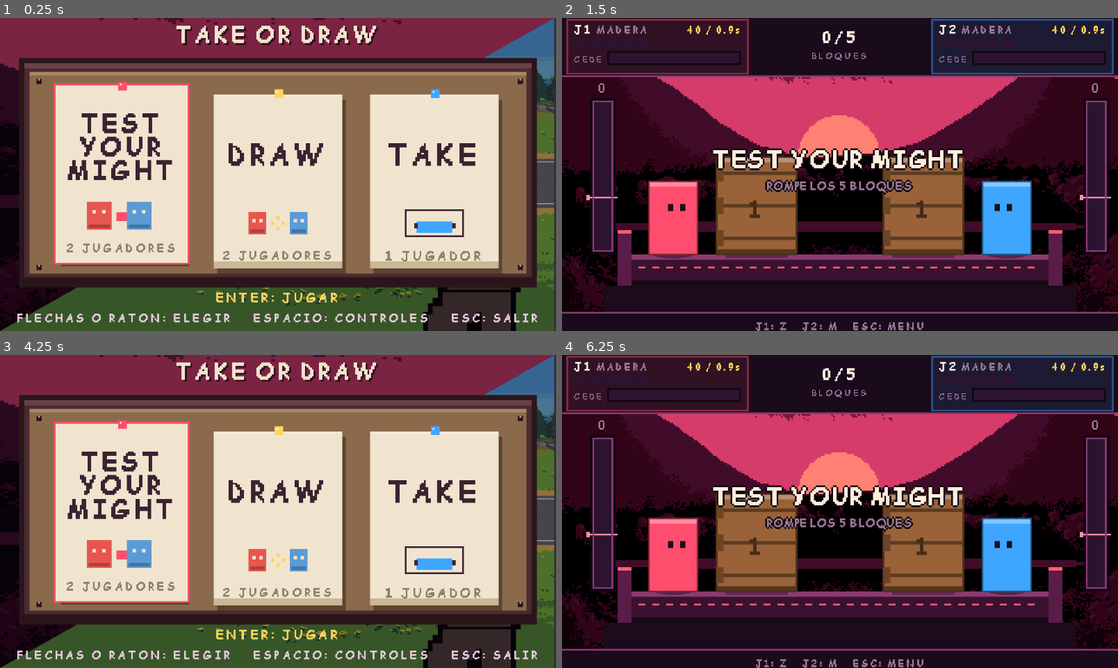
Above: before the commit, frames 1-4 (two rows, left to right).
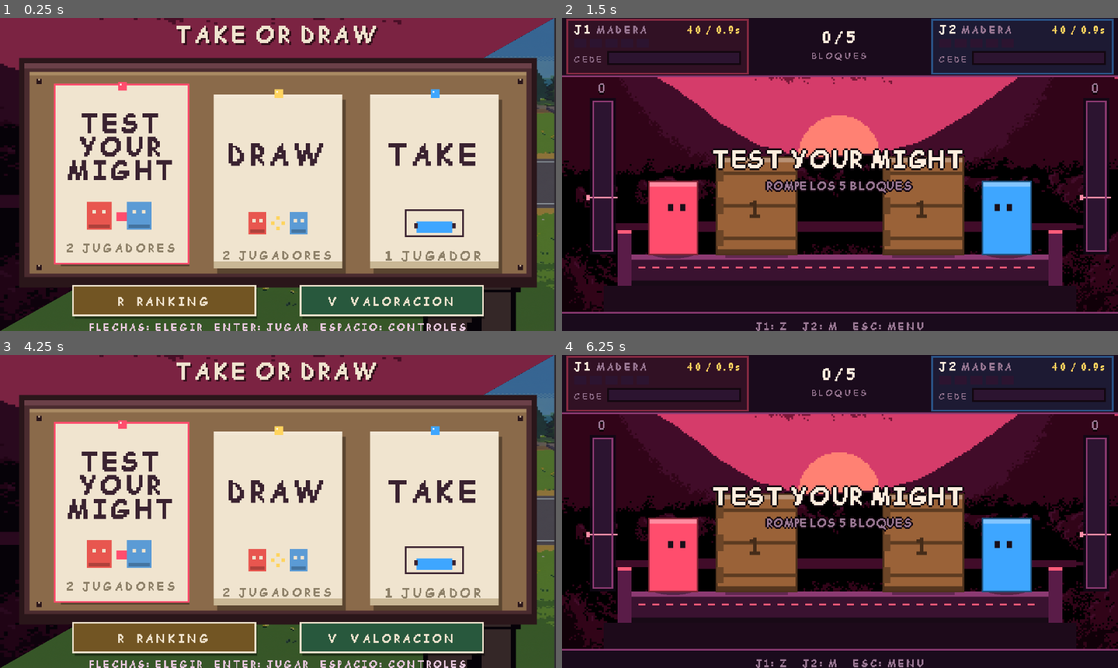
Above: after the commit, the same moments.

Repository: Giselle-gm/pruebas
Game: Godot game, scene res://menu.tscn
Same seed, same stepped clock (60 frames per second), same inputs: the game is played once before the commit and once after it.
Inputs (mouse positions are in pixels of both pictures, inside the frame that each line leads up to):
- Up to frame 1 (0.25 s): no input
- Up to frame 2 (1.5 s): tap Enter (ui_accept) at 0.5, 1.25 s; drag from (840, 174) to (895, 105) at 0.52 s; drag from (728, 190) to (812, 237) at 1.27 s
- Up to frame 3 (4.25 s): tap Enter (ui_accept) at 2, 3.5, 3.77, 4.07 s; move the mouse to (333, 442) at 2.02 s; hold Right (ui_right) 2.03-2.75 s; hold Enter (ui_accept) 2.03-2.75 s; tap V at 2.1 s; drag from (250, 574) to (111, 464) at 2.77 s; move the mouse to (444, 558) at 3.52 s; hold Left (ui_left) from 3.53 s (still down); hold Z (Action1) from 3.53 s (still down); tap R at 3.8 s; tap Escape (ui_cancel) at 4.15 s
- Up to frame 4 (6.25 s): release Left (ui_left) at 4.25 s; release Z (Action1) at 4.25 s; drag from (673, 464) to (756, 433) at 4.27 s; tap Enter (ui_accept) at 5, 5.3 s; move the mouse to (867, 511) at 5.02 s; hold Down (ui_down) 5.03-5.75 s; hold Space (NewGame) 5.03-5.75 s; click (867, 511) at 5.17 s; drag from (756, 433) to (728, 527) at 5.77 s

The runs differ from the first frame. In frame 1, 6.8% of the frame differs, in the area x 3-97%, y 85-100%; in frame 2, nothing differs; in frame 3, 6.8%; in frame 4, nothing differs.

Commit message:
Integrar accesos a ranking y resumen de valoraciones en menu

Diff:
--- a/integrado/menu.gd
+++ b/integrado/menu.gd
@@ -19,6 +19,7 @@
 const POSTERS := [
 	{
 		"title": ["TEST", "YOUR", "MIGHT"],
+		"game_key": "test_your_might",
 		"tag": "2 JUGADORES",
 		"scene": "res://test_your_might/tym.tscn",
 		"accent": Color("ff4d6d"),
@@ -27,6 +28,7 @@
 	},
 	{
 		"title": ["DRAW"],
+		"game_key": "draw",
 		"tag": "2 JUGADORES",
 		"scene": "res://game1/draw_menu.tscn",
 		"accent": Color("ffd45e"),
@@ -35,6 +37,7 @@
 	},
 	{
 		"title": ["TAKE"],
+		"game_key": "take",
 		"tag": "1 JUGADOR",
 		"scene": "res://game2/game_2.tscn",
 		"accent": Color("3ea6ff"),
@@ -81,6 +84,7 @@
 
 var index := 0
 var show_controls := false
+var screen_mode := "main"
 var _t := 0.0
 var _bob := 0.0
 
@@ -101,14 +105,17 @@
 
 func _unhandled_input(event: InputEvent) -> void:
 	if show_controls:
-		if (event.is_action_pressed("ui_cancel")
-				or event.is_action_pressed("ui_accept")
-				or event.is_action_pressed("NewGame")):
+		if event.is_action_pressed("ui_cancel") or event.is_action_pressed("ui_accept") or event.is_action_pressed("NewGame"):
 			show_controls = false
 		return
 
 	if event.is_action_pressed("ui_cancel"):
-		get_tree().quit()
+		if screen_mode != "main":
+			screen_mode = "main"
+			index = 0
+			queue_redraw()
+		else:
+			get_tree().quit()
 		return
 
 	if event.is_action_pressed("ui_right") or event.is_action_pressed("ui_down"):
@@ -116,20 +123,59 @@
 	elif event.is_action_pressed("ui_left") or event.is_action_pressed("ui_up"):
 		_select(wrapi(index - 1, 0, POSTERS.size()))
 	elif event.is_action_pressed("NewGame"):
-		show_controls = true
+		if screen_mode == "main":
+			show_controls = true
+		else:
+			_open_selected_library()
 	elif event.is_action_pressed("ui_accept"):
-		_activate()
+		if screen_mode == "main":
+			_activate()
+		else:
+			_open_selected_library()
+	elif event is InputEventKey and event.pressed and not event.echo:
+		if event.keycode == KEY_R and screen_mode == "main":
+			_open_library("ranking")
+		elif event.keycode == KEY_V and screen_mode == "main":
+			_open_library("rating")
 
 
 func _gui_input(event: InputEvent) -> void:
 	var click := event as InputEventMouseButton
 	if click == null or not click.pressed or click.button_index != MOUSE_BUTTON_LEFT:
 		return
+	if screen_mode == "main":
+		if Rect2(42, 154, 105, 17).has_point(click.position):
+			_open_library("ranking")
+			accept_event()
+			return
+		if Rect2(173, 154, 105, 17).has_point(click.position):
+			_open_library("rating")
+			accept_event()
+			return
 	var i := _poster_at(click.position)
 	if i >= 0:
 		index = i
-		_activate()
+		if screen_mode == "main":
+			_activate()
+		else:
+			_open_selected_library()
 		accept_event()
+
+
+func _open_library(mode: String) -> void:
+	screen_mode = mode
+	index = 0
+	show_controls = false
+	queue_redraw()
+
+
+func _open_selected_library() -> void:
+	var game_key := str(POSTERS[index]["game_key"])
+	GameSession.establecer_minijuego(game_key)
+	if screen_mode == "ranking":
+		get_tree().change_scene_to_file("res://ranking/ranking2.tscn")
+	else:
+		get_tree().change_scene_to_file("res://ranking/valoracion_resumen.tscn")
 
 
 func _select(i: int) -> void:
@@ -168,7 +214,10 @@
 	_board()
 	for i in POSTERS.size():
 		_poster(i)
-	_footer()
+	if screen_mode == "main":
+		_footer()
+	else:
+		_library_footer()
 
 
 func _title() -> void:
@@ -304,10 +353,24 @@
 
 
 func _footer() -> void:
-	var hints := "FLECHAS O RATON: ELEGIR    ESPACIO: CONTROLES    ESC: SALIR"
-	_text(Vector2(size.x * 0.5, 160), "ENTER: JUGAR", 8, C_SEL, true)
-	_text(Vector2(size.x * 0.5, 172), hints,
-		_fit_size(hints, 8, size.x - 12), C_DIM, true)
+	_draw_menu_button(Rect2(42, 154, 105, 17), "R  RANKING", Color("725523"))
+	_draw_menu_button(Rect2(173, 154, 105, 17), "V  VALORACION", Color("28583d"))
+	_text(Vector2(size.x * 0.5, 177), "FLECHAS: ELEGIR   ENTER: JUGAR   ESPACIO: CONTROLES",
+		_fit_size("FLECHAS: ELEGIR   ENTER: JUGAR   ESPACIO: CONTROLES", 6, size.x - 8), C_DIM, true)
+
+
+func _library_footer() -> void:
+	var heading := "ELIGE UN JUEGO PARA VER SU " + ("RANKING" if screen_mode == "ranking" else "VALORACION")
+	_text(Vector2(size.x * 0.5, 160), heading, _fit_size(heading, 7, size.x - 12), C_SEL, true)
+	_text(Vector2(size.x * 0.5, 174), "FLECHAS: ELEGIR   ENTER: ABRIR   ESC: VOLVER",
+		_fit_size("FLECHAS: ELEGIR   ENTER: ABRIR   ESC: VOLVER", 7, size.x - 10), C_DIM, true)
+
+
+func _draw_menu_button(rect: Rect2, label: String, color: Color) -> void:
+	draw_rect(Rect2(rect.position + Vector2(1, 2), rect.size), Color(0, 0, 0, 0.4))
+	draw_rect(rect, color)
+	draw_rect(rect, C_PAPER, false, 1.0)
+	_text(rect.get_center(), label, 7, C_PAPER, true)
 
 
 func _controls() -> void:
--- a/integrado/ranking/ranking2.gd
+++ b/integrado/ranking/ranking2.gd
@@ -1,8 +1,9 @@
 extends Control
 
 const MENU_PATH := "res://menu.tscn"
-const MINIJUEGO := "result_level"
+var minijuego_actual := "take"
 
+@onready var titulo_label: Label = $LabelTitulo
 @onready var top1_label: RichTextLabel = $Top1_Label
 @onready var top2_label: RichTextLabel = $Top2_Label
 @onready var top3_label: RichTextLabel = $Top3_Label
@@ -14,6 +15,8 @@
 
 
 func _ready() -> void:
+	minijuego_actual = GameSession.minijuego_actual if not GameSession.minijuego_actual.is_empty() else "take"
+	titulo_label.text = "RANKING - " + minijuego_actual.to_upper()
 	boton_actualizar.pressed.connect(_on_actualizar_pressed)
 	boton_volver.pressed.connect(_on_volver_pressed)
 
@@ -24,7 +27,7 @@
 	ranking_label.text = ""
 	_limpiar_podio()
 
-	BackendManager.obtener_ranking(MINIJUEGO)
+	BackendManager.obtener_ranking(minijuego_actual)
 
 
 func _on_actualizar_pressed() -> void:
@@ -77,12 +80,13 @@
 		var puntaje := int(
 			jugador.get("puntaje_final", jugador.get("mejor_puntaje", 0))
 		)
+		var unidad := "ms" if minijuego_actual == "draw" else "puntos"
 
 		match posicion:
 			1:
-				texto1 = "[color=#fed403]%s[/color]\n[color=white]%d puntos[/color]" % [nombre, puntaje]
+				texto1 = "[color=#fed403]%s[/color]\n[color=white]%d %s[/color]" % [nombre, puntaje, unidad]
 			2:
-				texto2 = "[color=#385cd6]%s[/color]\n[color=white]%d puntos[/color]" % [nombre, puntaje]
+				texto2 = "[color=#385cd6]%s[/color]\n[color=white]%d %s[/color]" % [nombre, puntaje]
 			3:
 				texto3 = "[color=#ff8736]%s[/color]\n[color=white]%d puntos[/color]" % [nombre, puntaje]
 			_:
--- /dev/null
+++ b/integrado/ranking/valoracion_resumen.gd
@@ -0,0 +1,110 @@
+extends Control
+
+const MENU_PATH := "res://menu.tscn"
+const GAME_NAMES := {
+	"take": "TAKE",
+	"draw": "DRAW",
+	"test_your_might": "TEST YOUR MIGHT"
+}
+
+var minijuego_actual := "take"
+var titulo_label: Label
+var promedio_label: Label
+var cantidad_label: Label
+var estado_label: Label
+var boton_volver: Button
+var boton_actualizar: Button
+
+
+func _ready() -> void:
+	minijuego_actual = GameSession.minijuego_actual if not GameSession.minijuego_actual.is_empty() else "take"
+	_crear_interfaz()
+	if not BackendManager.resumen_valoraciones_recibido.is_connected(_al_recibir_resumen):
+		BackendManager.resumen_valoraciones_recibido.connect(_al_recibir_resumen)
+	_consultar()
+
+
+func _crear_interfaz() -> void:
+	var fondo := ColorRect.new()
+	fondo.color = Color("171323")
+	fondo.set_anchors_and_offsets_preset(Control.PRESET_FULL_RECT)
+	add_child(fondo)
+
+	var decoracion := ColorRect.new()
+	decoracion.color = Color("35243a")
+	decoracion.position = Vector2(18, 18)
+	decoracion.size = Vector2(284, 144)
+	add_child(decoracion)
+
+	titulo_label = _label("VALORACIONES", Rect2(20, 27, 280, 18), 13, Color("ffd45e"), true)
+	promedio_label = _label("Promedio: -- / 5", Rect2(28, 63, 264, 24), 12, Color("ffffff"), true)
+	cantidad_label = _label("Partidas valoradas: --", Rect2(28, 91, 264, 16), 8, Color("f0e4cf"), true)
+	estado_label = _label("Consultando...", Rect2(28, 113, 264, 16), 7, Color("c9b795"), true)
+
+	boton_actualizar = _button("ACTUALIZAR", Rect2(55, 139, 95, 18))
+	boton_volver = _button("VOLVER", Rect2(170, 139, 95, 18))
+	boton_actualizar.pressed.connect(_consultar)
+	boton_volver.pressed.connect(_volver)
+
+
+func _label(texto: String, rect: Rect2, tamano: int, color: Color, centrado: bool) -> Label:
+	var etiqueta := Label.new()
+	etiqueta.text = texto
+	etiqueta.position = rect.position
+	etiqueta.size = rect.size
+	etiqueta.horizontal_alignment = HORIZONTAL_ALIGNMENT_CENTER if centrado else HORIZONTAL_ALIGNMENT_LEFT
+	etiqueta.vertical_alignment = VERTICAL_ALIGNMENT_CENTER
+	etiqueta.add_theme_color_override("font_color", color)
+	etiqueta.add_theme_font_size_override("font_size", tamano)
+	var fuente := load("res://fonts/Pixellari.ttf") as Font
+	if fuente != null:
+		etiqueta.add_theme_font_override("font", fuente)
+	add_child(etiqueta)
+	return etiqueta
+
+
+func _button(texto: String, rect: Rect2) -> Button:
+	var boton := Button.new()
+	boton.text = texto
+	boton.position = rect.position
+	boton.size = rect.size
+	boton.add_theme_font_size_override("font_size", 8)
+	var fuente := load("res://fonts/Pixellari.ttf") as Font
+	if fuente != null:
+		boton.add_theme_font_override("font", fuente)
+	add_child(boton)
+	return boton
+
+
+func _consultar() -> void:
+	titulo_label.text = "VALORACIONES - " + str(GAME_NAMES.get(minijuego_actual, minijuego_actual.to_upper()))
+	promedio_label.text = "Promedio: consultando..."
+	cantidad_label.text = "Partidas valoradas: --"
+	estado_label.text = ""
+	boton_actualizar.disabled = true
+	BackendManager.obtener_resumen_valoraciones(minijuego_actual)
+
+
+func _al_recibir_resumen(exito: bool, respuesta: Dictionary) -> void:
+	boton_actualizar.disabled = false
+	if not exito:
+		estado_label.text = str(respuesta.get("detail", "No se pudieron cargar las valoraciones."))
+		return
+
+	var promedio = respuesta.get("promedio", null)
+	var cantidad := int(respuesta.get("cantidad", 0))
+	if promedio == null:
+		promedio_label.text = "Promedio: sin valoraciones"
+	else:
+		promedio_label.text = "Promedio: %s / 5" % str(promedio)
+	cantidad_label.text = "Valoraciones recibidas: %d" % cantidad
+	estado_label.text = "Resumen general de este minijuego."
+
+
+func _volver() -> void:
+	get_tree().change_scene_to_file(MENU_PATH)
+
+
+func _exit_tree() -> void:
+	if BackendManager.resumen_valoraciones_recibido.is_connected(_al_recibir_resumen):
+		BackendManager.resumen_valoraciones_recibido.disconnect(_al_recibir_resumen)
--- /dev/null
+++ b/integrado/ranking/valoracion_resumen.tscn
@@ -0,0 +1,12 @@
+[gd_scene format=3]
+
+[ext_resource type="Script" path="res://ranking/valoracion_resumen.gd" id="1"]
+
+[node name="ValoracionResumen" type="Control"]
+layout_mode = 3
+anchors_preset = 15
+anchor_right = 1.0
+anchor_bottom = 1.0
+grow_horizontal = 2
+grow_vertical = 2
+script = ExtResource("1")
